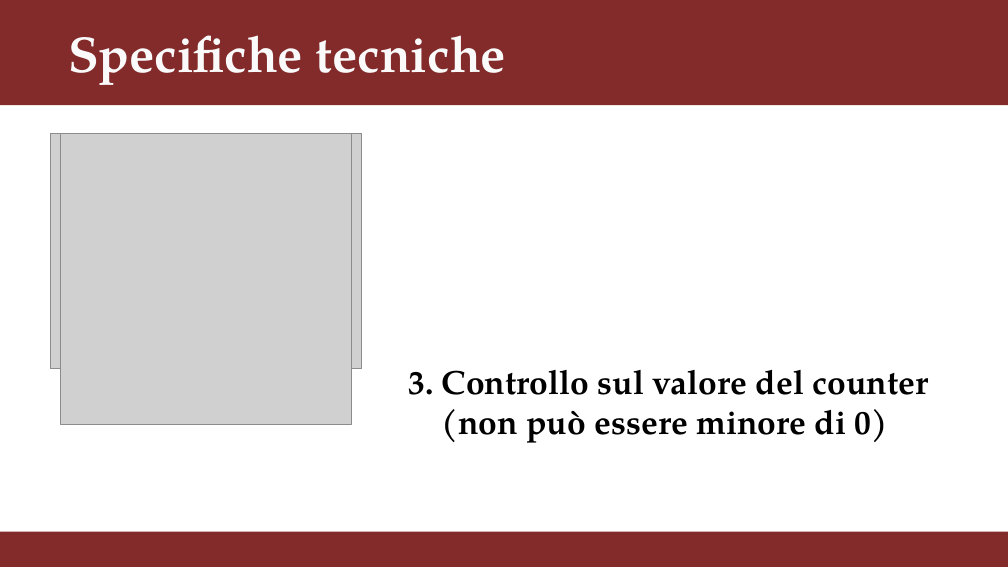
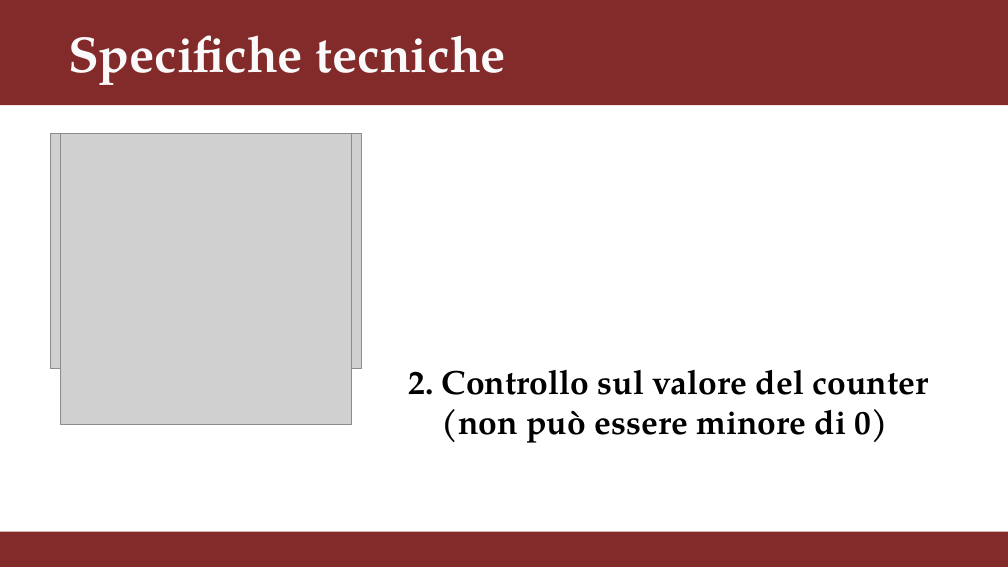
Before and after one commit to giovannipacelli2/Counter, a slide deck: slide 9 of assets/presentation/Presentazione_Counter.pptx (slide 10 before the commit). Drawn at 1008x567 pixels with LibreOffice and Linux fonts; fonts in the diff are those of the drawing; grey boxes stand for pictures. Boxes give left, top, right and bottom in pixels: in the first picture for what was removed or moved away, otherwise in the second. Text is boxed around its words. In the diff, an @@ line names an element or a change of style, - is before the commit and + after.

```diff
--- a/assets/presentation/Presentazione_Counter.pptx
+++ b/assets/presentation/Presentazione_Counter.pptx
@@ text at [408,370,929,395]: text changed @@
-3. Controllo sul valore del counter
+2. Controllo sul valore del counter
```
Also in this commit, not shown: 1 other slide changed, 1 slide removed, 1 other file.
